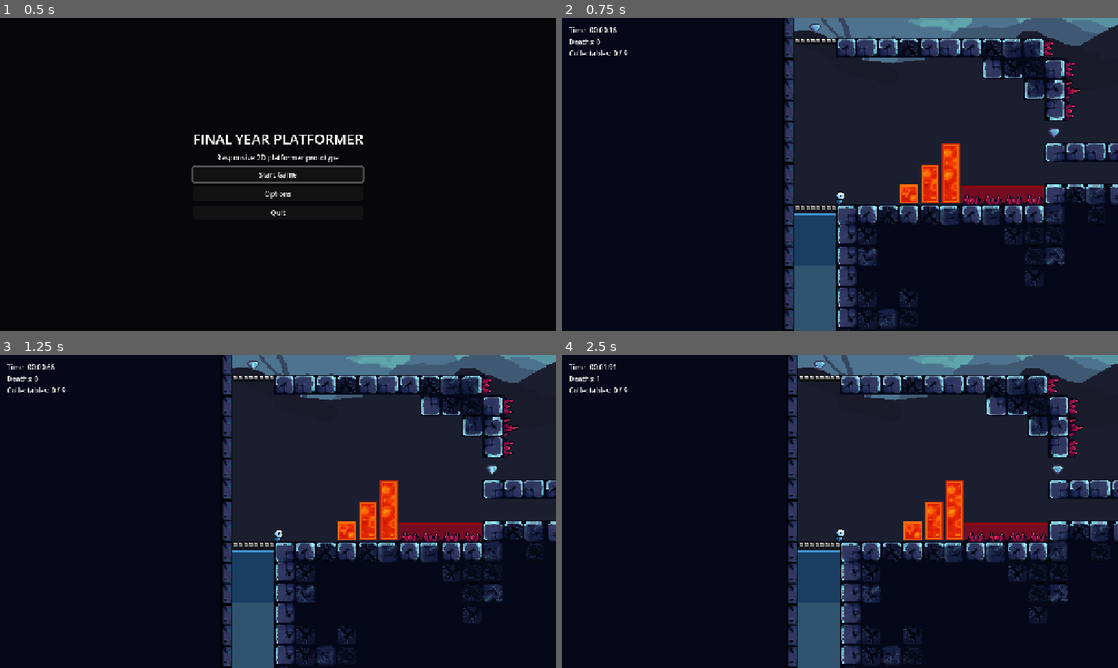
Above: before the commit, frames 1-4 (two rows, left to right).
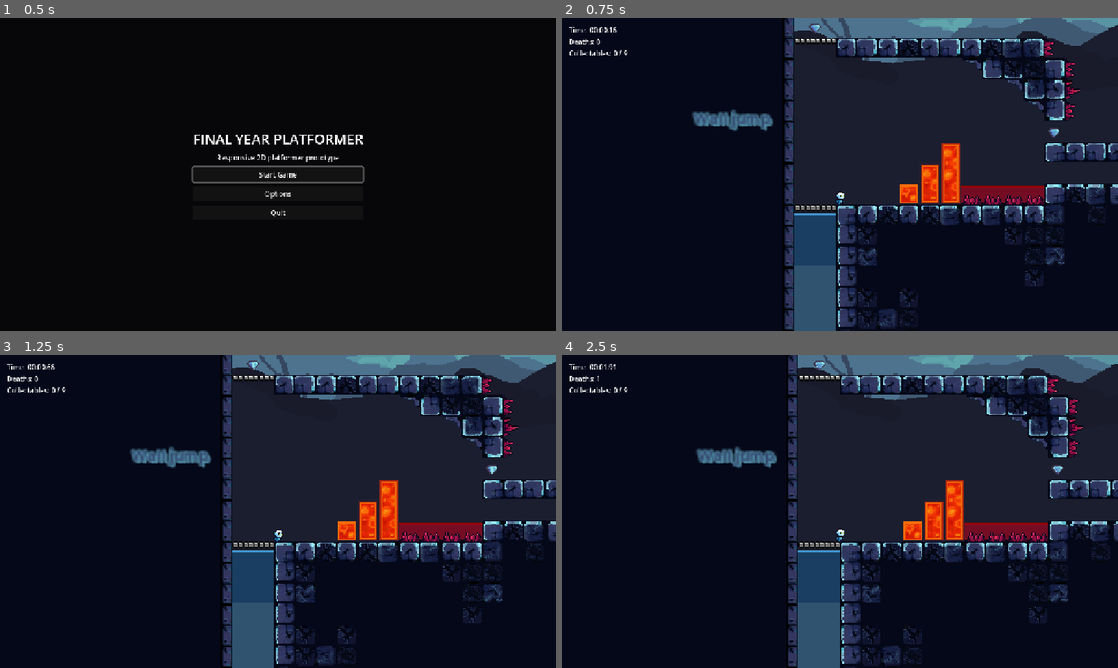
Above: after the commit, the same moments.

Repository: kornelmrozcs/final-year-platformer
Game: Godot game, scene res://scenes/ui/main_menu.tscn
Two runs of this game, one before a commit and one after it. Both use one fixed random seed, a clock stepped at 60 frames per second and the inputs below.
Inputs (mouse positions are in pixels of both pictures, inside the frame that each line leads up to):
- Up to frame 1 (0.5 s): no input
- Up to frame 2 (0.75 s): click "Start Game" at 0.5 s
- Up to frame 3 (1.25 s): no input
- Up to frame 4 (2.5 s): tap Enter at 1.25 s; move the mouse to (962, 495) at 1.27 s; hold D (move_right) 1.28-2 s; tap Space (jump) at 1.35, 1.52, 1.82 s; click (962, 495) at 1.42 s; drag from (728, 527) to (695, 649) at 2.02 s

Frame 1 is identical in both runs. In frame 2, 0.8% of the frame differs, in the area x 23-87%, y 12-37%; in frame 3, 0.8%; in frame 4, 0.8%, in the area x 24-88%, y 12-37%.

Commit message:
tutorial text

Diff:
--- a/scenes/world/level_1.tscn
+++ b/scenes/world/level_1.tscn
@@ -2,6 +2,7 @@
 
 [ext_resource type="PackedScene" uid="uid://ha22espfmwr7" path="res://scenes/world/level_template.tscn" id="1_pq706"]
 [ext_resource type="PackedScene" uid="uid://ci5p2na6aqoqh" path="res://scenes/interactables/collectable.tscn" id="3_638m0"]
+[ext_resource type="PackedScene" uid="uid://d2h3j1rq4xn23" path="res://scenes/world/tutorial_text.tscn" id="4_ur07v"]
 [ext_resource type="PackedScene" uid="uid://ceamoimb7xsef" path="res://scenes/hazards/water.tscn" id="5_0bk6a"]
 
 [node name="Level1" unique_id=2127040796 instance=ExtResource("1_pq706")]
@@ -16,7 +17,7 @@
 auto_scroll_speed = -2.0
 
 [node name="TileMap" parent="Geometry" parent_id_path=PackedInt32Array(325884410) index="0" unique_id=864935402]
-layer_0/tile_data = PackedInt32Array(2883584, 393216, 0, 288 …(48231 unchanged characters)… , 393216, 1610612736, 2621463, 524288, 0)
+layer_0/tile_data = PackedInt32Array(2883584, 393216, 0, 288 …(48231 unchanged characters)… , 393216, 1610612736, 2621463, 524288, 0, 2490376, 720896, 3, 2424838, 720896, 3, 2555913, 720896, 3, 1966107, 720896, 1610612739, 1900570, 655360, 1342177282, 2359323, 720896, 805306371, 2359321, 720896, 1342177283)
 
 [node name="DeadlySurfaces" parent="Geometry" parent_id_path=PackedInt32Array(325884410) index="1" unique_id=520856858]
 layer_0/tile_data = PackedInt32Array(2818054, 1310721, 3, 2818055, 1310721, 3, 2818056, 1310721, 3, 2621456, 1310721, 1 …(421 unchanged characters)…
@@ -74,15 +75,48 @@
 [node name="MovingSaw" parent="Hazards" parent_id_path=PackedInt32Array(1423184231) index="0" unique_id=463323808]
 position = Vector2(205, 112)
 
-[node name="MinimapCamera" parent="." index="10" unique_id=1905123390]
+[node name="MinimapCamera" parent="Minimap" parent_id_path=PackedInt32Array(598935644) index="0" unique_id=1905123390]
 position = Vector2(371, 609)
 limit_left = 0
 limit_top = 0
 limit_right = 1280
 limit_bottom = 720
 
-[node name="MinimapViewArea" parent="." index="11" unique_id=973248517]
+[node name="MinimapViewArea" parent="Minimap" parent_id_path=PackedInt32Array(598935644) index="1" unique_id=973248517]
 position = Vector2(371, 608)
 view_size = Vector2(850, 350)
 
+[node name="TutorialText" parent="Tutorial" parent_id_path=PackedInt32Array(999213393) index="0" unique_id=1361439009]
+z_index = 2
+position = Vector2(-79, 646)
+box_size = Vector2(92.725, 34.315)
+text_color = Color(0.1764706, 0.21176471, 0.3764706, 1)
+outline_color = Color(0.31076857, 0.5398976, 0.6419704, 1)
+background_color = Color(0, 0, 0, 0)
+font_size = 12
+
+[node name="TutorialText2" parent="Tutorial" parent_id_path=PackedInt32Array(999213393) index="1" unique_id=815688961 instance=ExtResource("4_ur07v")]
+z_index = -4
+position = Vector2(446, 657)
+message = "[center]You can still jump
+just after leaving an edge[/center]"
+box_size = Vector2(185.005, 40.56)
+text_color = Color(0.1764706, 0.21176471, 0.3764706, 1)
+outline_color = Color(0.31076857, 0.5398976, 0.6419704, 1)
+background_color = Color(0, 0, 0, 0)
+outline_size = 5
+font_size = 12
+
+[node name="TutorialText3" parent="Tutorial" parent_id_path=PackedInt32Array(999213393) index="2" unique_id=1482588245 instance=ExtResource("4_ur07v")]
+z_index = -4
+position = Vector2(657, 461)
+message = "[center]Collect all crystals
+to open the portal[/center]"
+box_size = Vector2(185.005, 43.01)
+text_color = Color(0.1764706, 0.21176471, 0.3764706, 1)
+outline_color = Color(0.31076857, 0.5398976, 0.6419704, 1)
+background_color = Color(0, 0, 0, 0)
+outline_size = 5
+font_size = 12
+
 [editable path="Visuals/ParallaxBackground"]
--- a/scenes/world/level_2.tscn
+++ b/scenes/world/level_2.tscn
@@ -54,11 +54,17 @@
 travel_time = 4.0
 wait_time = 0.35
 
-[node name="MinimapCamera" parent="." index="9" unique_id=1905123390]
+[node name="MinimapCamera" parent="Minimap" parent_id_path=PackedInt32Array(598935644) index="0" unique_id=1905123390]
 position = Vector2(270, 390)
 
-[node name="MinimapViewArea" parent="." index="10" unique_id=973248517]
+[node name="MinimapViewArea" parent="Minimap" parent_id_path=PackedInt32Array(598935644) index="1" unique_id=973248517]
 position = Vector2(314, 355)
 view_size = Vector2(700, 800)
 
+[node name="TutorialText" parent="." index="10" unique_id=1361439009]
+visible = false
+position = Vector2(-175, 264)
+outline_size = 5
+font_size = 18
+
 [editable path="Visuals/ParallaxBackground"]
--- a/scenes/world/level_3.tscn
+++ b/scenes/world/level_3.tscn
@@ -103,12 +103,17 @@
 move_offset = Vector2(400, 0)
 travel_time = 6.0
 
-[node name="MinimapCamera" parent="." index="9" unique_id=1905123390]
+[node name="MinimapCamera" parent="Minimap" parent_id_path=PackedInt32Array(598935644) index="0" unique_id=1905123390]
 position = Vector2(454, 397)
 zoom = Vector2(0.16, 0.16)
 
-[node name="MinimapViewArea" parent="." index="10" unique_id=973248517]
+[node name="MinimapViewArea" parent="Minimap" parent_id_path=PackedInt32Array(598935644) index="1" unique_id=973248517]
 position = Vector2(452, 396)
 view_size = Vector2(980, 640)
 
+[node name="TutorialText" parent="." index="10" unique_id=1361439009]
+visible = false
+outline_size = 5
+font_size = 18
+
 [editable path="Visuals/ParallaxBackground"]
--- a/scenes/world/level_template.tscn
+++ b/scenes/world/level_template.tscn
@@ -17,6 +17,7 @@
 [ext_resource type="PackedScene" uid="uid://bjm3mh004wl1v" path="res://scenes/platforms/breakable_platform.tscn" id="14_twr6k"]
 [ext_resource type="PackedScene" uid="uid://dxxcf42m3dy1g" path="res://scenes/ui/minimap.tscn" id="15_minimap"]
 [ext_resource type="Script" uid="uid://cp7lsu76g58p6" path="res://scripts/ui/minimap_view_area.gd" id="16_view_area"]
+[ext_resource type="PackedScene" uid="uid://d2h3j1rq4xn23" path="res://scenes/world/tutorial_text.tscn" id="18_r6ymm"]
 
 [sub_resource type="TileSetAtlasSource" id="TileSetAtlasSource_v4y73"]
 texture = ExtResource("1_p8h2d")
@@ -310,6 +311,9 @@
 7:6/0/physics_layer_0/polygon_0/points = PackedVector2Array(-8, -8, 8, -8, 8, 8, -8, 8)
 9:2/0 = 0
 10:2/0 = 0
+10:2/0/physics_layer_0/polygon_0/points = PackedVector2Array(-8, -8, 8, -8, 8, 3.2374573, 8, 5.5756207, -5.935338, -0.17985725)
+11:3/0 = 0
+11:3/0/physics_layer_0/polygon_0/points = PackedVector2Array(-8, -8, 8, -8, 8, 1.2590122, 2.5180225, -3.956891)
 
 [sub_resource type="TileSet" id="TileSet_5ttxa"]
 physics_layer_0/collision_layer = 1
@@ -630,6 +634,7 @@
 fade_alpha = 1.0
 
 [node name="Minimap" parent="UI" unique_id=1757064221 instance=ExtResource("15_minimap")]
+view_area_path = NodePath("../../Minimap/MinimapViewArea")
 
 [node name="Visuals" type="Node" parent="." unique_id=1002086315]
 
@@ -721,14 +726,22 @@
 [node name="MovingSaw" parent="Hazards" unique_id=463323808 instance=ExtResource("13_sk85y")]
 position = Vector2(147, 574)
 
-[node name="MinimapCamera" type="Camera2D" parent="." unique_id=1905123390]
+[node name="Minimap" type="Node" parent="." unique_id=598935644]
+
+[node name="MinimapCamera" type="Camera2D" parent="Minimap" unique_id=1905123390]
 position = Vector2(480, 560)
 enabled = false
 zoom = Vector2(0.18, 0.18)
 
-[node name="MinimapViewArea" type="Node2D" parent="." unique_id=973248517]
+[node name="MinimapViewArea" type="Node2D" parent="Minimap" unique_id=973248517]
 position = Vector2(455, 555)
 script = ExtResource("16_view_area")
-view_size = Vector2(1400, 900)
+
+[node name="Tutorial" type="Node" parent="." unique_id=999213393]
+
+[node name="TutorialText" parent="Tutorial" unique_id=1361439009 instance=ExtResource("18_r6ymm")]
+position = Vector2(95, 626)
+outline_size = 5
+font_size = 18
 
 [editable path="Visuals/ParallaxBackground"]
--- /dev/null
+++ b/scenes/world/tutorial_text.tscn
@@ -0,0 +1,18 @@
+[gd_scene format=3 uid="uid://d2h3j1rq4xn23"]
+
+[ext_resource type="Script" uid="uid://bwfnaxcuqv4j6" path="res://scripts/world/tutorial_text.gd" id="1_sqgsi"]
+
+[node name="TutorialText" type="Node2D" unique_id=1361439009]
+script = ExtResource("1_sqgsi")
+
+[node name="Background" type="ColorRect" parent="." unique_id=709983221]
+offset_right = 40.0
+offset_bottom = 40.0
+mouse_filter = 2
+
+[node name="RichTextLabel" type="RichTextLabel" parent="." unique_id=1812941804]
+offset_right = 40.0
+offset_bottom = 40.0
+mouse_filter = 2
+bbcode_enabled = true
+scroll_active = false
--- /dev/null
+++ b/scripts/world/tutorial_text.gd
@@ -0,0 +1,74 @@
+@tool
+extends Node2D
+class_name TutorialText
+
+@export_multiline var message: String = "[center]Wall jump[/center]":
+	set(value):
+		message = value
+		_apply_settings()
+
+@export var box_size: Vector2 = Vector2(220.0, 72.0):
+	set(value):
+		box_size = value
+		_apply_settings()
+
+@export var text_color: Color = Color(0.85, 1.0, 1.0, 1.0):
+	set(value):
+		text_color = value
+		_apply_settings()
+
+@export var outline_color: Color = Color(0.0, 0.45, 0.9, 1.0):
+	set(value):
+		outline_color = value
+		_apply_settings()
+
+@export var background_color: Color = Color(0.0, 0.0, 0.0, 0.55):
+	set(value):
+		background_color = value
+		_apply_settings()
+
+@export var outline_size: int = 2:
+	set(value):
+		outline_size = value
+		_apply_settings()
+
+@export var font_size: int = 13:
+	set(value):
+		font_size = value
+		_apply_settings()
+
+@onready var background: ColorRect = $Background
+@onready var rich_text_label: RichTextLabel = $RichTextLabel
+
+
+func _ready() -> void:
+	_apply_settings()
+
+
+func _apply_settings() -> void:
+	var background_node := get_node_or_null("Background") as ColorRect
+	var label_node := get_node_or_null("RichTextLabel") as RichTextLabel
+
+	if background_node == null or label_node == null:
+		return
+
+	background_node.position = -box_size * 0.5
+	background_node.size = box_size
+	background_node.color = background_color
+
+	label_node.position = -box_size * 0.5
+	label_node.size = box_size
+	label_node.scale = Vector2.ONE
+	label_node.texture_filter = CanvasItem.TEXTURE_FILTER_LINEAR
+	label_node.bbcode_enabled = true
+	label_node.fit_content = false
+	label_node.scroll_active = false
+	label_node.text = message
+
+	label_node.add_theme_font_size_override("normal_font_size", font_size)
+	label_node.add_theme_color_override("default_color", text_color)
+	label_node.add_theme_color_override("font_outline_color", outline_color)
+	label_node.add_theme_color_override("font_shadow_color", outline_color)
+	label_node.add_theme_constant_override("outline_size", outline_size)
+	label_node.add_theme_constant_override("shadow_offset_x", 2)
+	label_node.add_theme_constant_override("shadow_offset_y", 2)
Not shown, changed: export_presets.cfg
Not shown, added: scripts/world/tutorial_text.gd.uid
